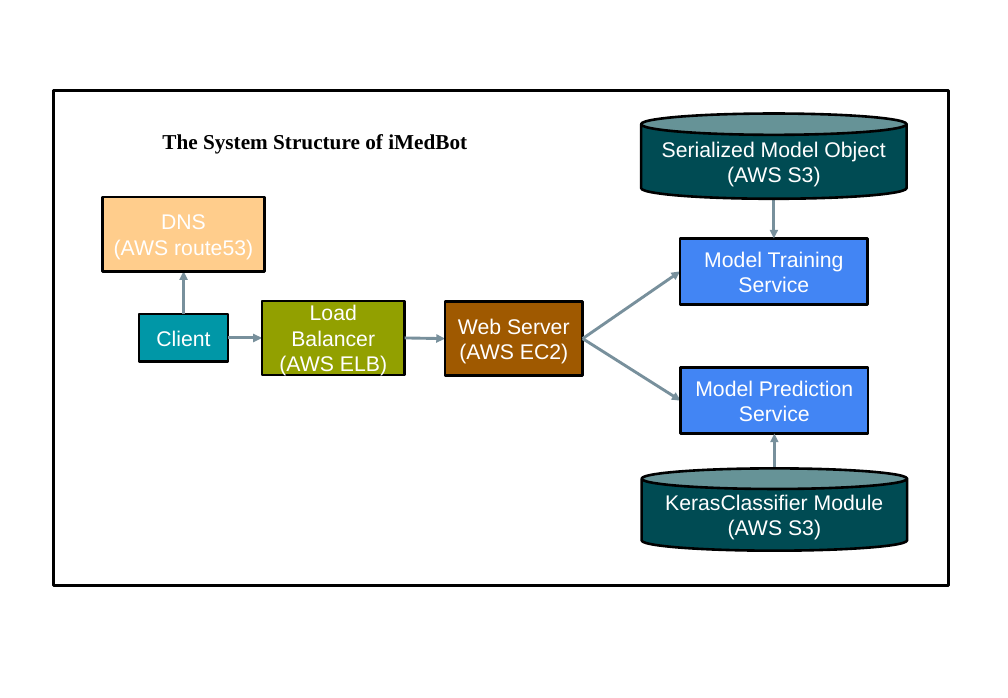
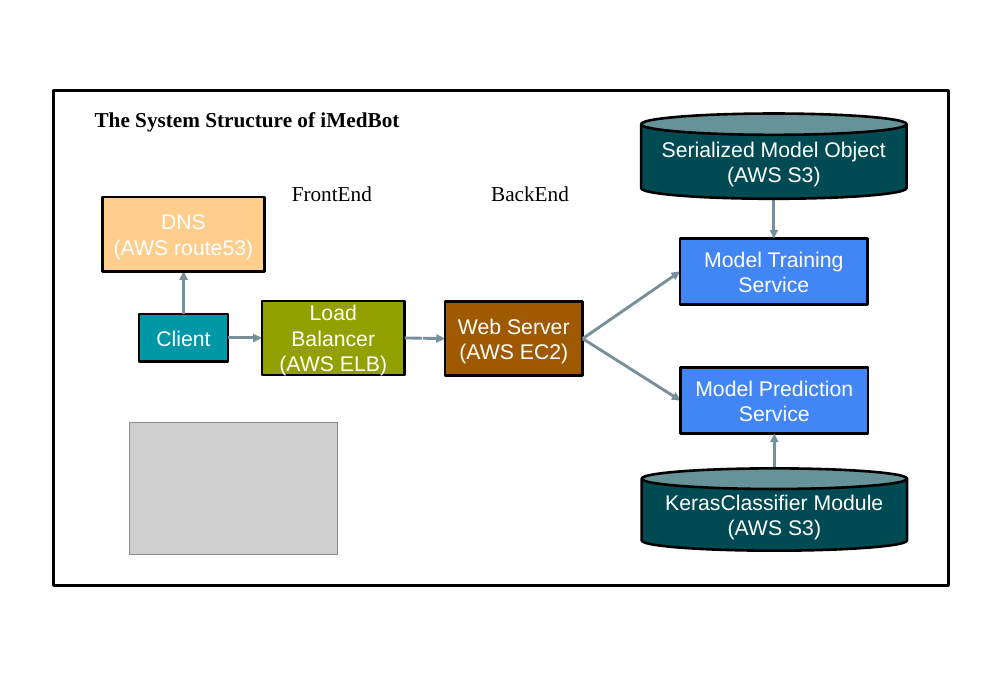
Before and after one commit to XiaJiang-2/iMed, a slide deck: slide 4 of docs/Manuscript/Figures/iMedBotStructure.pptx (slide 3 before the commit). Drawn at 1008x698 pixels with LibreOffice and Linux fonts; fonts in the diff are those of the drawing; grey boxes stand for pictures. Boxes give left, top, right and bottom in pixels: in the first picture for what was removed or moved away, otherwise in the second. Text is boxed around its words. In the diff, an @@ line names an element or a change of style, - is before the commit and + after.

Commit message:
Upladed high resolution fig and change copy right to 2021 and modified structuregraph

```diff
--- a/docs/Manuscript/Figures/iMedBotStructure.pptx
+++ b/docs/Manuscript/Figures/iMedBotStructure.pptx
@@ text "The System Structure of iMedBot" moved from (x1=162, y1=134, x2=467, y2=153) to (x1=95, y1=112, x2=399, y2=131) @@
@@ group added at (x1=129, y1=149, x2=569, y2=576): 2 texts, 1 line, 1 picture @@
+FrontEnd
+BackEnd
```
Also in this commit, not shown: 2 slides added, 1 slide removed, 5 other files.
